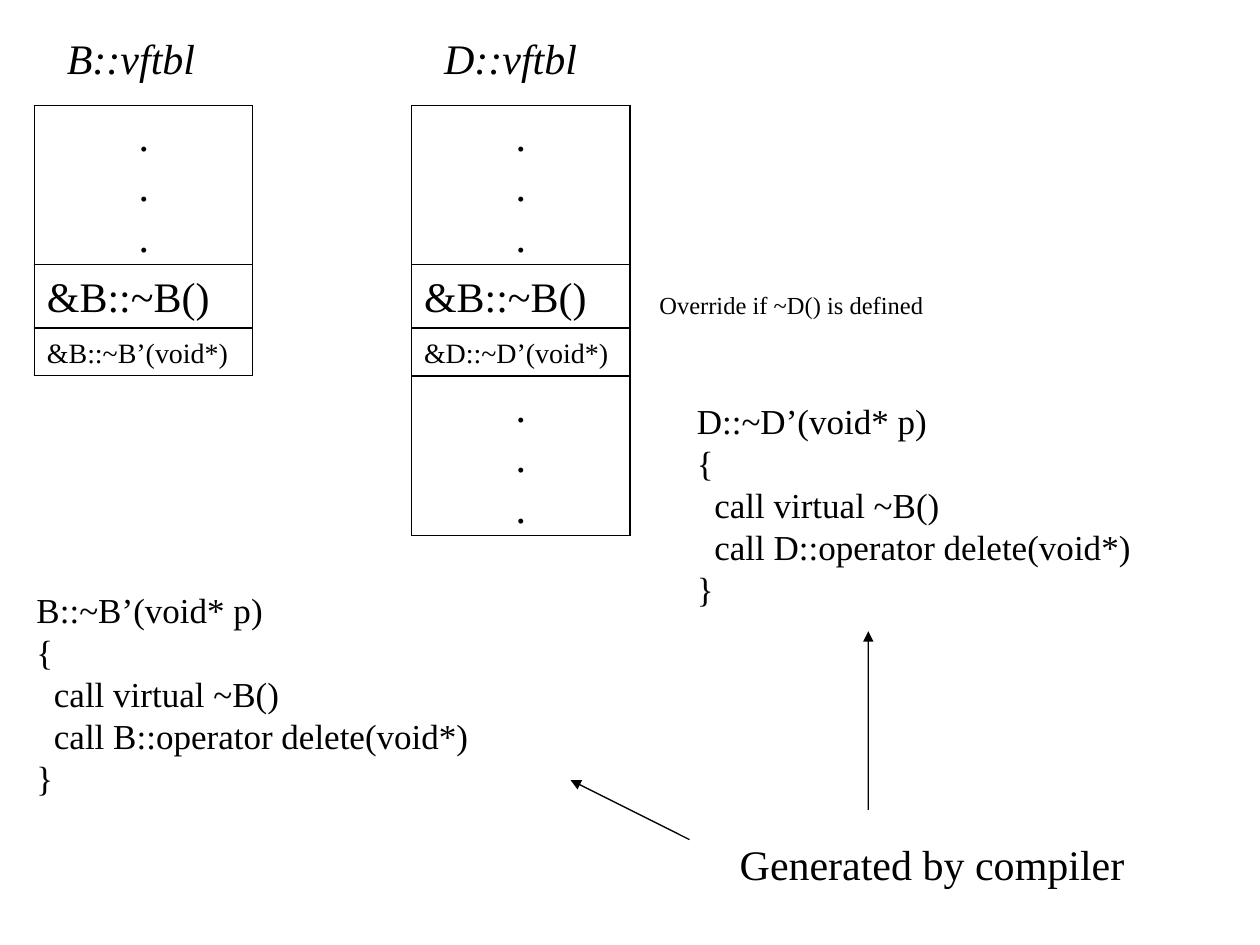
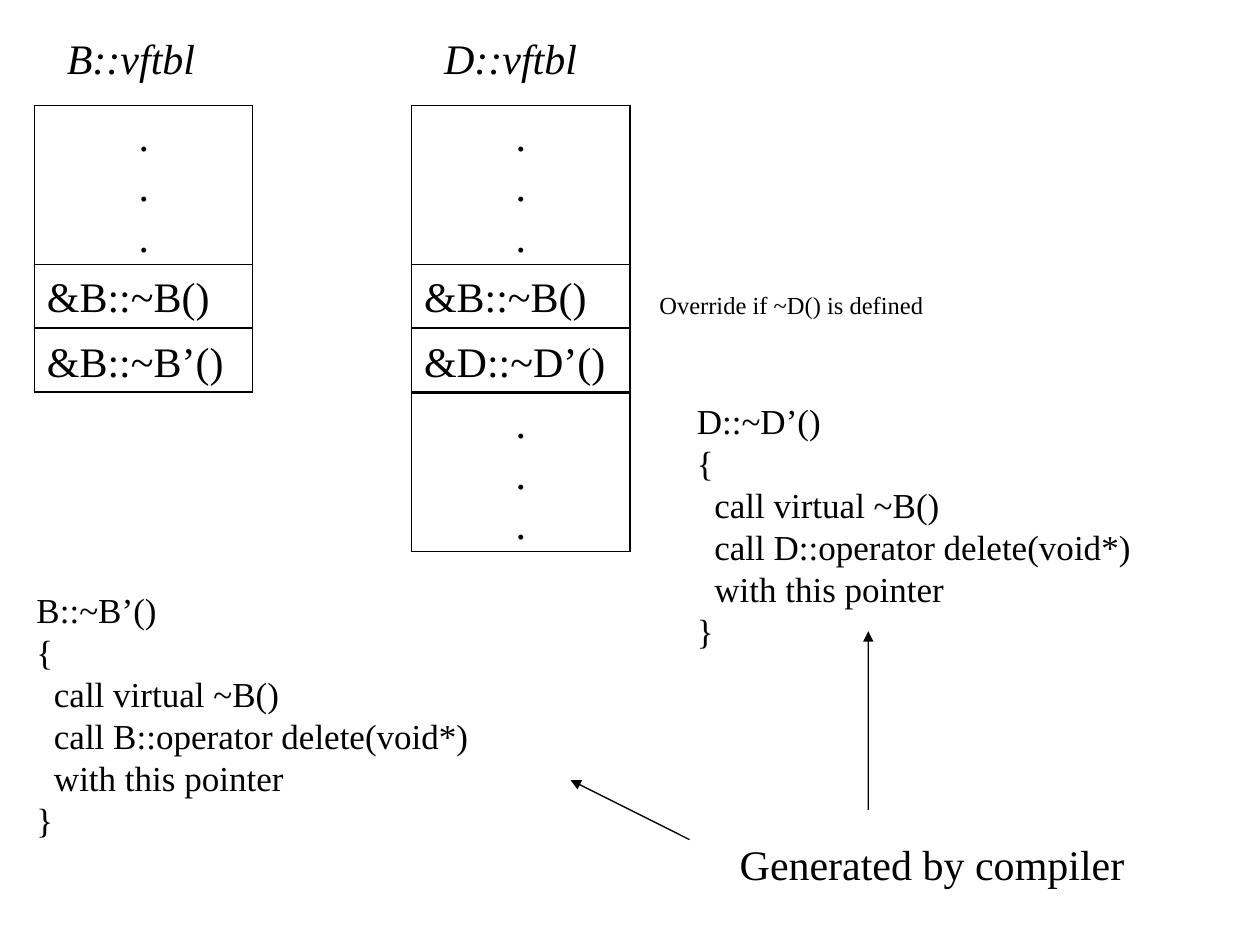
Before and after one commit to KeiHasegawa/cxx_doc, a slide deck: slide 4 of 10_delete_e.ppt. Drawn at 1260x945 pixels with LibreOffice and Linux fonts; fonts in the diff are those of the drawing. Boxes give left, top, right and bottom in pixels: in the first picture for what was removed or moved away, otherwise in the second. Text is boxed around its words. In the diff, an @@ line names an element or a change of style, - is before the commit and + after.

```diff
--- a/10_delete_e.ppt
+++ b/10_delete_e.ppt
@@ rectangle "&B::~B’()": place and size @@
-rectangle "&B::~B’()" at bbox=[34, 329, 252, 375]
+rectangle "&B::~B’()" at bbox=[34, 329, 252, 392]
@@ rectangle "&D::~D’()": place and size @@
-rectangle "&D::~D’()" at bbox=[412, 329, 630, 375]
+rectangle "&D::~D’()" at bbox=[412, 329, 630, 392]
@@ text in rectangle at bbox=[47, 348, 224, 386]: text changed; size 16 to 24 pt @@
-&B::~B’(void*)
+&B::~B’()
@@ text in rectangle at bbox=[424, 348, 605, 386]: text changed; size 16 to 24 pt @@
-&D::~D’(void*)
+&D::~D’()
@@ rectangle ".": place and size @@
-rectangle "." at bbox=[412, 377, 630, 536]
+rectangle "." at bbox=[412, 393, 630, 552]
@@ text at bbox=[697, 410, 821, 441]: text changed @@
-D::~D’(void* p)
+D::~D’()
@@ text at bbox=[36, 599, 156, 630]: text changed @@
-B::~B’(void* p)
+B::~B’()
@@ text at bbox=[714, 577, 944, 609]: paragraph added @@
+with this pointer
@@ text at bbox=[54, 766, 283, 798]: paragraph added @@
+with this pointer
```
Also in this commit, not shown: 1 other slide changed, 1 other file.
